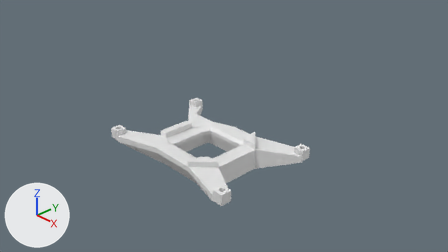
One commit to the Blender file lapsterbator_screen_brace.blend: the scene before it, then after it.
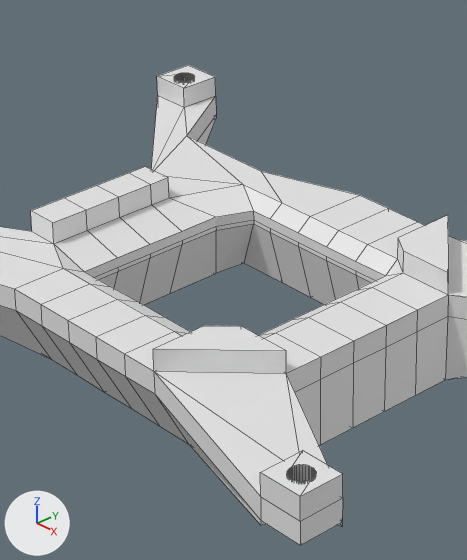
There are two pictures of each version: one from the file's camera 'Camera', one close up on the part from 34% to 58% of the width and 33% to 83% of the height. Every picture has the same lights, and +X, +Y and +Z are marked at lower left. The close-ups show mesh edges as thin lines.

The first close-up shows 'brace'.
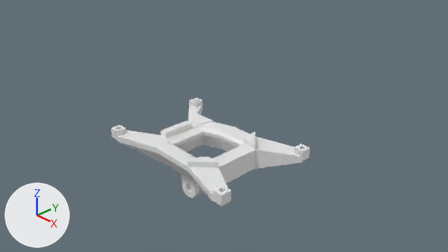
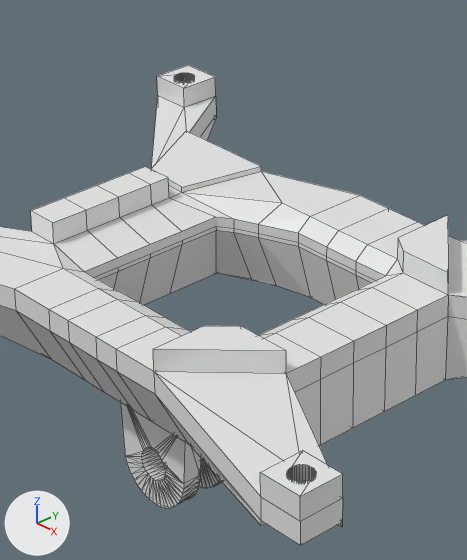
Commit message: working on go-pro adaptor

Changed parts and their boxes [x1, y1, x2, y2] in the close-ups (467 x 560 px):
'Antech GoPro Bracket', added: after [120, 402, 222, 508]
part 1 of me_grid, cut back: [14, 268, 190, 444] in both
part 2 of me_grid, built on: before [84, 136, 385, 297]; after [84, 131, 385, 297]

The change, as a diff of the scene's bpy script:
```diff
--- a/lapsterbator_screen_brace.blend.py
+++ b/lapsterbator_screen_brace.blend.py
@@ me_grid @@
 # used by ob_brace; location = (0.0, 0.0, 0.0)
-me_grid.from_pydata(...)  # 976 vertices, 743 faces; spans x -1.92..1.92, y -1.33..1.33, z -0.5..0.13
+me_grid.from_pydata(...)  # 983 vertices, 751 faces; spans x -1.92..1.92, y -1.33..1.33, z -0.5..0.13
+# me_grid part 1
+# 2 vertices are removed from x -0.11..0.11, y -0.69, z -0.5
+# 6 faces are deleted
+# 7 vertices in x -0.33, y -1.0..-0.56, z -0.5..0.0 move by (0.06, 0.0, 0.0)
+# 7 vertices in x 0.33, y -1.0..-0.56, z -0.5..0.0 move by (-0.06, 0.0, 0.0)
+# 4 vertices move from x -0.56..0.56, y -0.69, z -0.5 to x -0.56..0.56, y -0.61..-0.58, z -0.5
+# 4 vertices are added at (-0.11, -0.2, -0.5), (0.11, -0.2, -0.5), (-0.27, -0.2, -0.5), (0.27, -0.2, -0.5)
+# 3 new faces join them
+# me_grid part 2
+# 6 faces are deleted
+# 3 vertices in x -0.47, y 0.56, z -0.15..-0.07 move by (0.0, -0.15, 0.0)
+# 3 vertices in x -0.33, y 0.56, z -0.15..-0.07 move by (0.0, -0.09, 0.0)
+# 3 vertices move from x -0.65..-0.33, y 0.64..0.65, z -0.5..0.0 to x -0.81..-0.33, y 0.33..0.6, z -0.5..0.0
+# 5 vertices are added at (-0.81, 0.33, 0.03), (-1.1, 0.35, 0.03), (-1.36, 0.83, 0.03), (-0.71, 0.83, 0.03), (-1.01, 0.64, -0.5)
+# 17 new faces join them
@@ me_antech_gopro_bracket @@
+me_antech_gopro_bracket.from_pydata(...)  # 233 vertices, 441 faces; spans x -5.0..5.0, y -11.3..5.0, z -6.9..7.2
@@ ob_antech_gopro_bracket @@
+ob_antech_gopro_bracket = bpy.data.objects.new('Antech GoPro Bracket', me_antech_gopro_bracket)
+ob_antech_gopro_bracket.location = (-0.008, -0.392, -1.042)
+ob_antech_gopro_bracket.rotation_euler = (4.712, 0.0, 4.712)  # degrees (270, 0, 270)
+ob_antech_gopro_bracket.scale = (0.0378, 0.0378, 0.0378)
```
